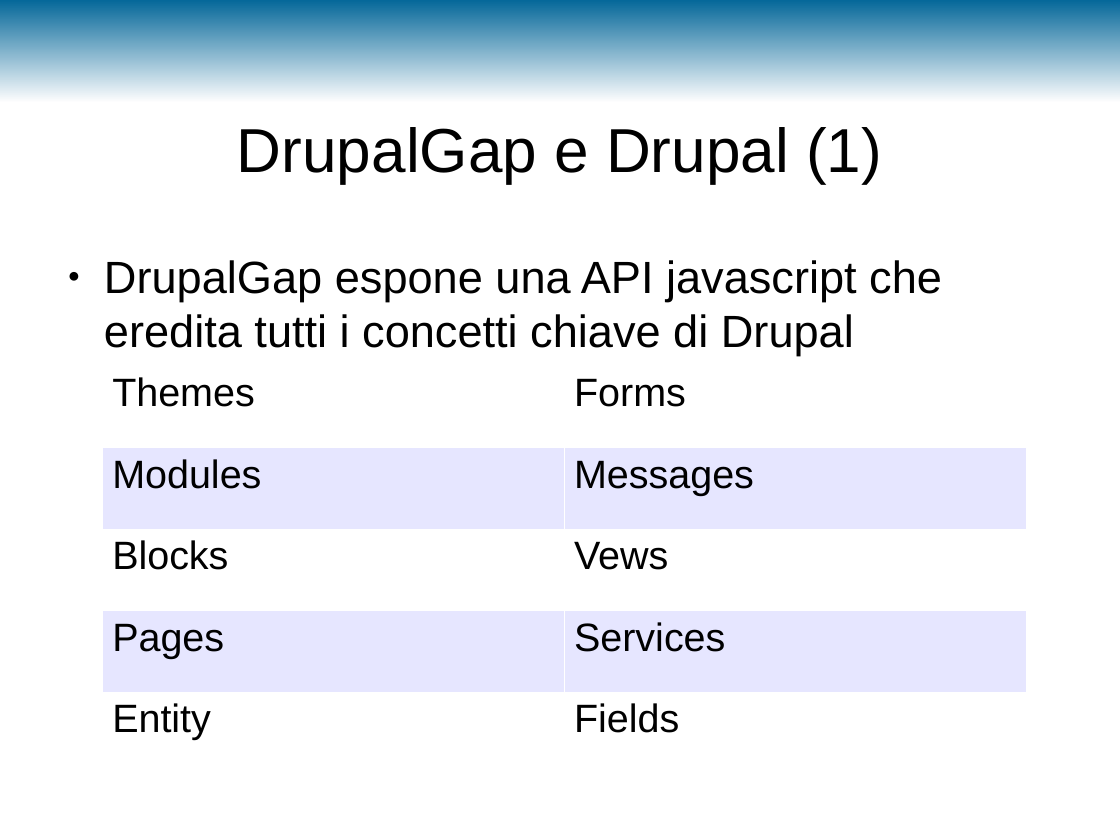
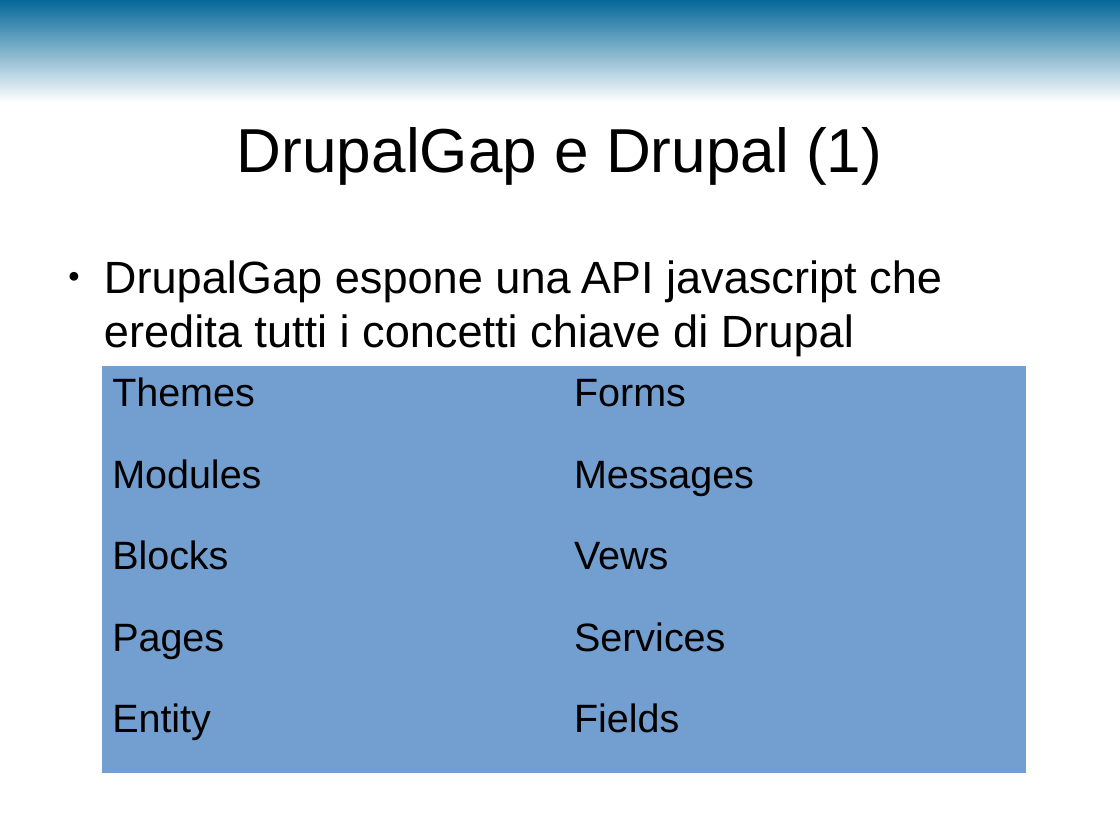
Before and after one commit to m3m3nto/drupalday2015_drupalgap, a slide deck: slide 7 of slide/DDay2015-DrupalGap.odp (slide 6 before the commit). Drawn at 1120x840 pixels with LibreOffice and Linux fonts; fonts in the diff are those of the drawing; background and template pictures are left out. Boxes give left, top, right and bottom in pixels: in the first picture for what was removed or moved away, otherwise in the second. Text is boxed around its words. In the diff, an @@ line names an element or a change of style, - is before the commit and + after.

```diff
--- a/slide/DDay2015-DrupalGap.odp
+++ b/slide/DDay2015-DrupalGap.odp
@@ table at (103,366,1028,773) @@
@@ fill #FFFFFF to #729FCF in 6 cells @@
@@ fill #E6E6FF to #729FCF in 4 cells @@
@@ borders changed @@
```
Also in this commit, not shown: 1 other slide changed, 1 slide added, 6 other files.
